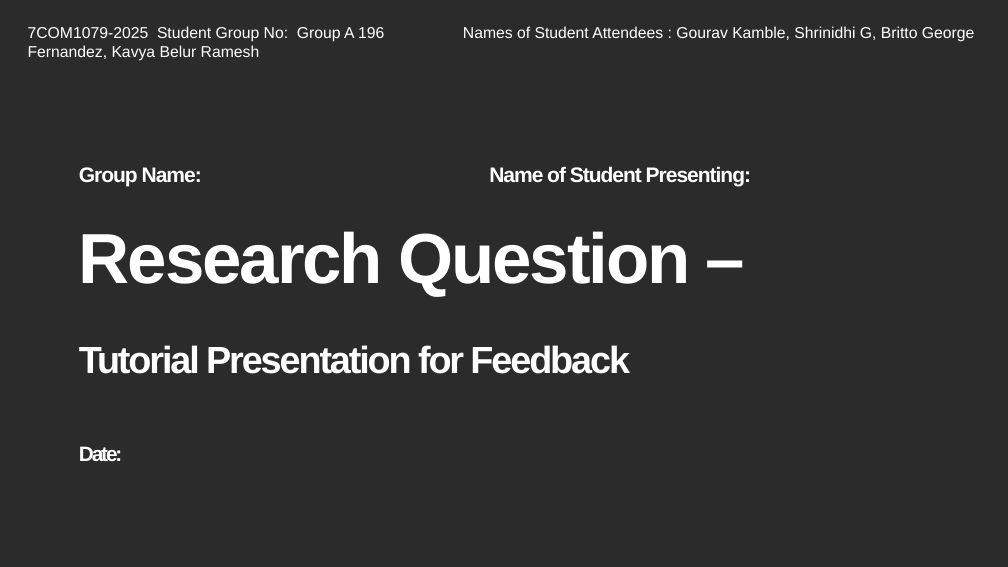
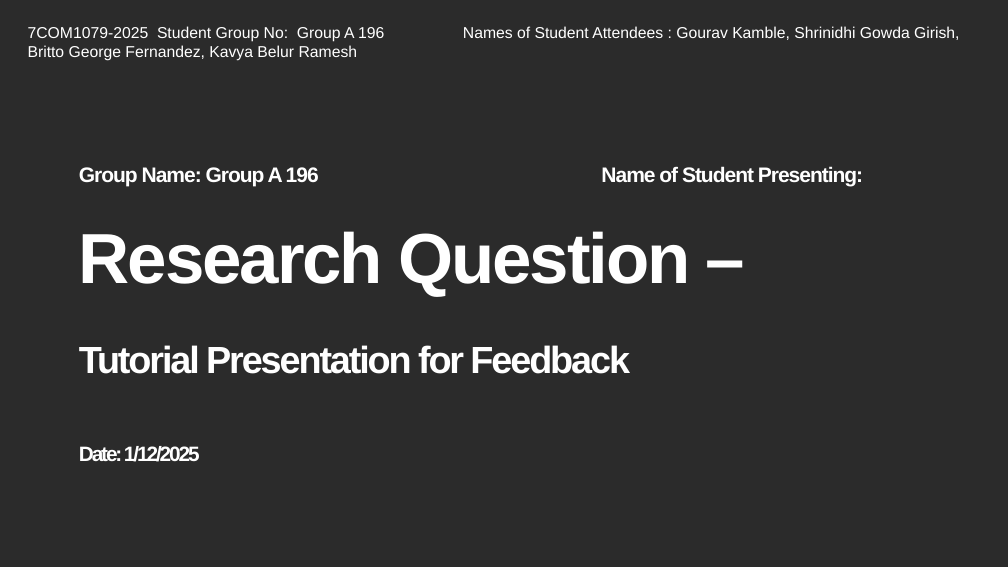
Before and after one commit to sg25acd/7COM1079-Group-A-196, a slide deck: slide 1 of research_question.ppt.pptx. Drawn at 1008x567 pixels with LibreOffice and Linux fonts; fonts in the diff are those of the drawing; background and template pictures are left out; a plain dark background stands for a picture behind light text. Boxes give left, top, right and bottom in pixels: in the first picture for what was removed or moved away, otherwise in the second. Text is boxed around its words. In the diff, an @@ line names an element or a change of style, - is before the commit and + after.

```diff
--- a/research_question.ppt.pptx
+++ b/research_question.ppt.pptx
@@ text at bbox=[28, 26, 959, 42]: text changed @@
-7COM1079-2025 Student Group No: Group A 196 Names of Student Attendees : Gourav Kamble, Shrinidhi G, Britto George Fernandez, Kavya Belur Ramesh
+7COM1079-2025 Student Group No: Group A 196 Names of Student Attendees : Gourav Kamble, Shrinidhi Gowda Girish, Britto George Fernandez, Kavya Belur Ramesh
@@ subtitle at bbox=[79, 166, 863, 186]: text changed @@
-Group Name: Name of Student Presenting:
+Group Name: Group A 196 Name of Student Presenting:
@@ title at bbox=[79, 231, 690, 462]: text changed @@
-Research Question –
-Tutorial Presentation for Feedback
-Date:
+Research Question –
+Tutorial Presentation for Feedback
+Date: 1/12/2025
```
Also in this commit, not shown: 2 other slides changed.
